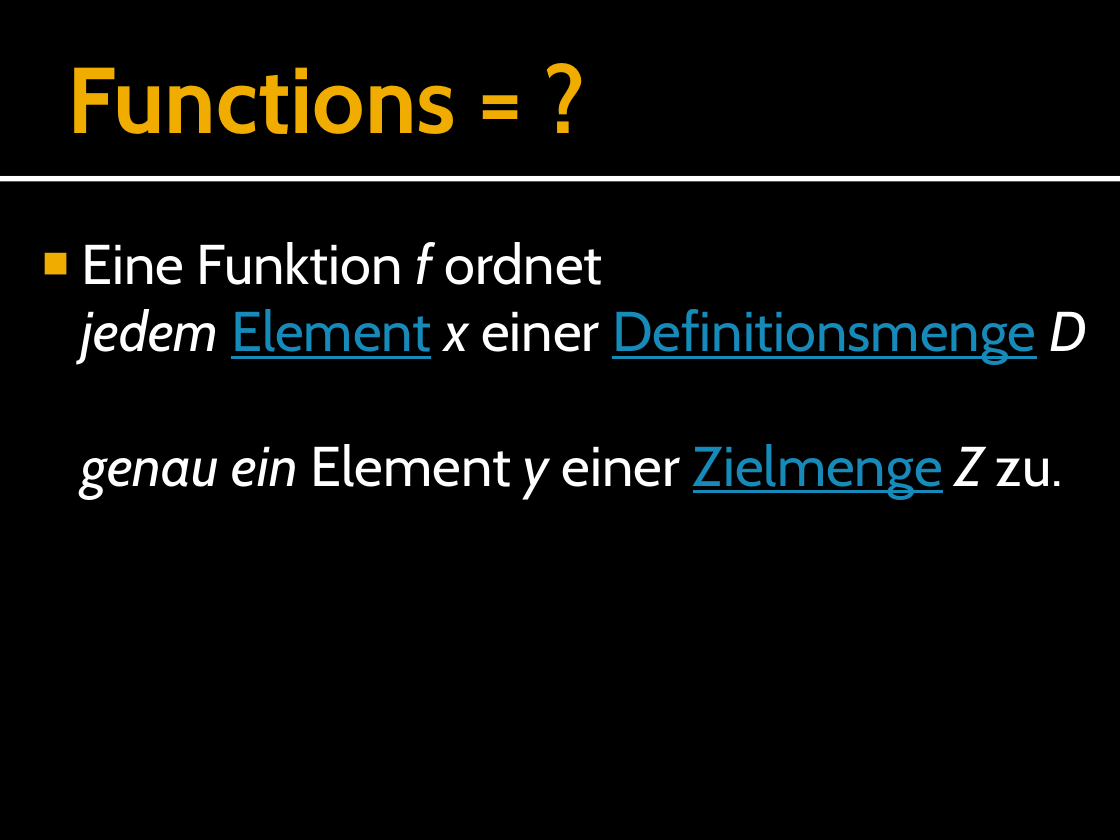
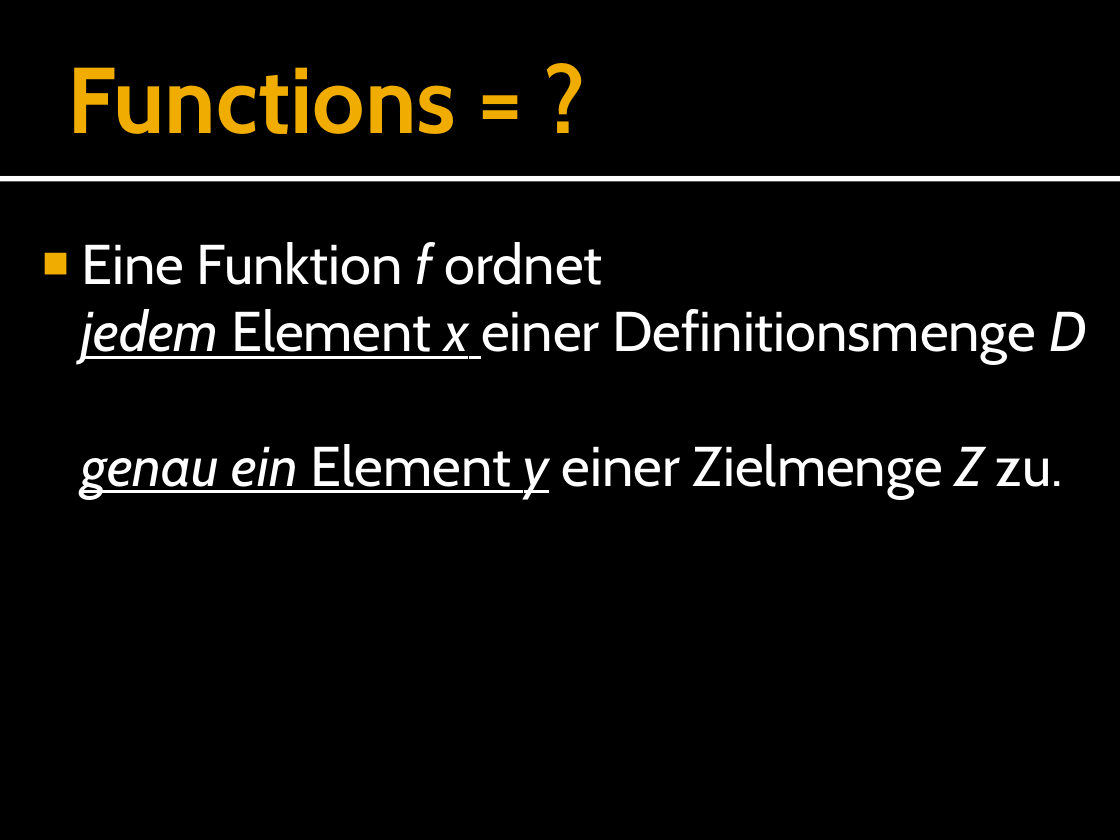
Before and after one commit to forki/FSharpTalk, a slide deck: slide 6 of IntroductionToFSharp.pptx. Drawn at 1120x840 pixels with LibreOffice and Linux fonts; fonts in the diff are those of the drawing. Boxes give left, top, right and bottom in pixels: in the first picture for what was removed or moved away, otherwise in the second. Text is boxed around its words. In the diff, an @@ line names an element or a change of style, - is before the commit and + after.

Commit message:
Format changes.

```diff
--- a/IntroductionToFSharp.pptx
+++ b/IntroductionToFSharp.pptx
@@ text "Eine Funktion f ordnet jedem ..." at [81, 242, 1087, 498]: text colour #168BBA to #FFFFFF in "Element Definitionsmenge Zielmenge"; underline on in "jedem x genau ein Element y"; underline off in "Definitionsmenge Zielmenge" @@
```
Also in this commit, not shown: 2 other slides changed.
